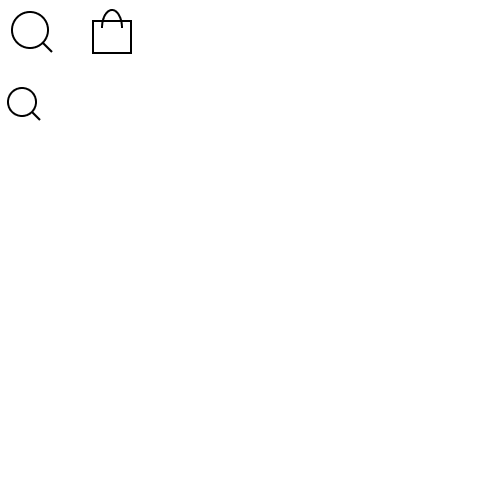
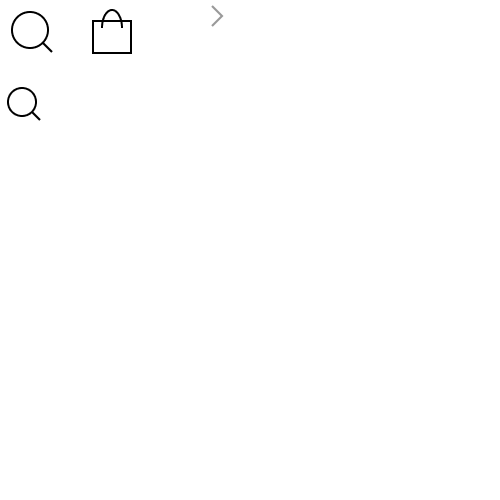
The second 500 × 500 image is a revision of the first. Changes to its layers:
added group "그룹 1" (1st of 5) with 2 layers above "그룹 1" over [211, 5, 224, 27]
added layer "레이어 1" (1st of 5, in "그룹 1") in group "그룹 1" over [211, 5, 224, 27]
